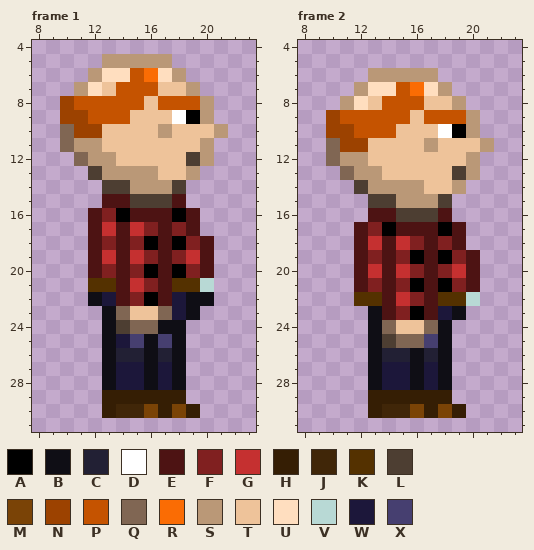
One commit to this pixel-art file: Textures/Game Developments/Characters/MC/Side Idle.ase. The first picture shows the starting point.
32x32 pixels, 2 frames. Colours within 5 levels of each other are drawn and written as one. Shown: frame 1: x 8..23, y 4..31; frame 2: x 8..23, y 4..31.
Palette (. is transparent): A #000000  B #0f0e15  C #222034  D #ffffff  E #4d1313  F #802020  G #c53030  H #351e04  J #402608  K #543100  L #4d3e32  M #7a4306  N #9c4200  P #c55300  Q #806653  R #fa6c04  S #ba9877  T #eec39a  U #ffdebf  V #b8d9d5  W #1c173a  X #463f70
Pixels before, frame 1, first column x 10:
 5 ...SSSSS....
 6 ..SUUPRUS...
 7 .SUTPPPTTS..
 8 NPPPPPTPPPS.
 9 NNPPPTTTDAS.
10 QNNTTTTSTTTS
11 QSSTTTTTTTS.
12 .QSSTTTTTLS.
13 ..LSSSSTTS..
14 ...LLSSSL...
15 ...EELLLE...
16 ..EFAEEEAE..
17 ..EGEGFEFE..
18 ..EFEFAEAFE.
19 ..EGEGFEFGE.
20 ..EFEFAEAFE.
21 ..KKEGFEKKV.
22 ..BWEFAEWBB.
23 ...BQTTQWB..
24 ...BLQQBB...
25 ...BWXBXB...
26 ...BCCBCB...
27 ...BWWBWB...
28 ...BWWBWB...
29 ...HHHHHH...
30 ...HJJMHMH..
Pixels before, frame 2, first column x 10:
 6 ...SSSSS....
 7 ..SUUPRUS...
 8 .SUTPPPTTS..
 9 NPPPPPTPPPS.
10 NNPPPTTTDAS.
11 QNNTTTTSTTTS
12 QSSTTTTTTTS.
13 .QSSTTTTTLS.
14 ..LSSSSTTS..
15 ...LLSSSL...
16 ...EELLLE...
17 ..EFAEEEAE..
18 ..EGEGFEFE..
19 ..EFEFAEAFE.
20 ..EGEGFEFGE.
21 ..EFEFAEAFE.
22 ..KKEGFEKKV.
23 ...BEFAEWB..
24 ...BQTTQB...
25 ...BLQQXB...
26 ...BCCBCB...
27 ...BWWBWB...
28 ...BWWBWB...
29 ...HHHHHH...
30 ...HJJMHMH..
Once edited:
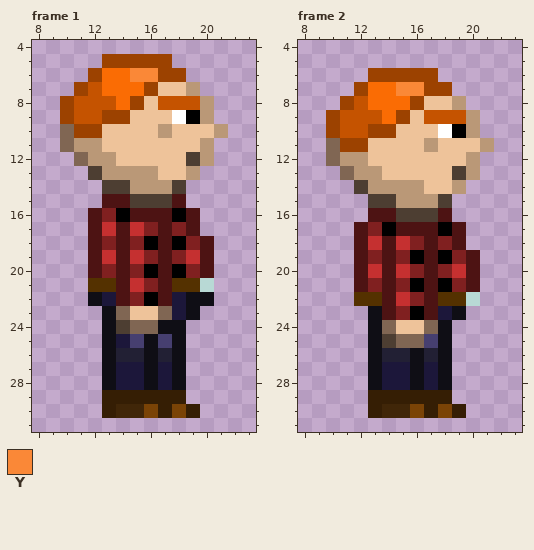
Colours new in this view: Y #fa8837
What changed:
Frame 1:
y 5: x 13..17 SSSSS -> NNNNN
y 6: x 12..18 SUUPRUS -> NRRYYNN
y 7: x 11..16 SUTPPP -> NPRRRN
y 8: x 14..15 PP -> RN
y 9: x 11 N -> P; x 13..14 PP -> NN
Frame 2:
y 6: x 13..17 SSSSS -> NNNNN
y 7: x 12..18 SUUPRUS -> NRRYYNN
y 8: x 11..16 SUTPPP -> NPRRRN
y 9: x 14..15 PP -> RN
y 10: x 11 N -> P; x 13..14 PP -> NN
Where, in picture pixels (left, top, right, bottom), the same in both pictures:
changed: (74, 54, 186, 124)
changed: (340, 68, 452, 138)
